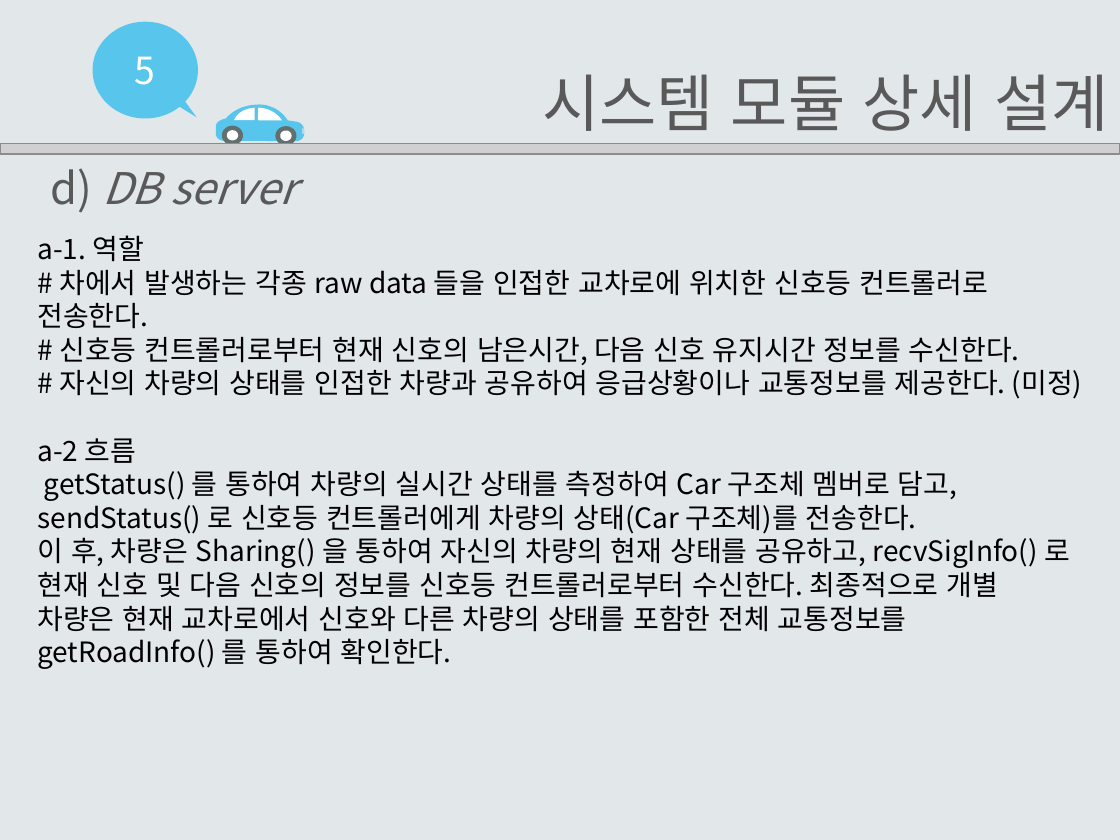
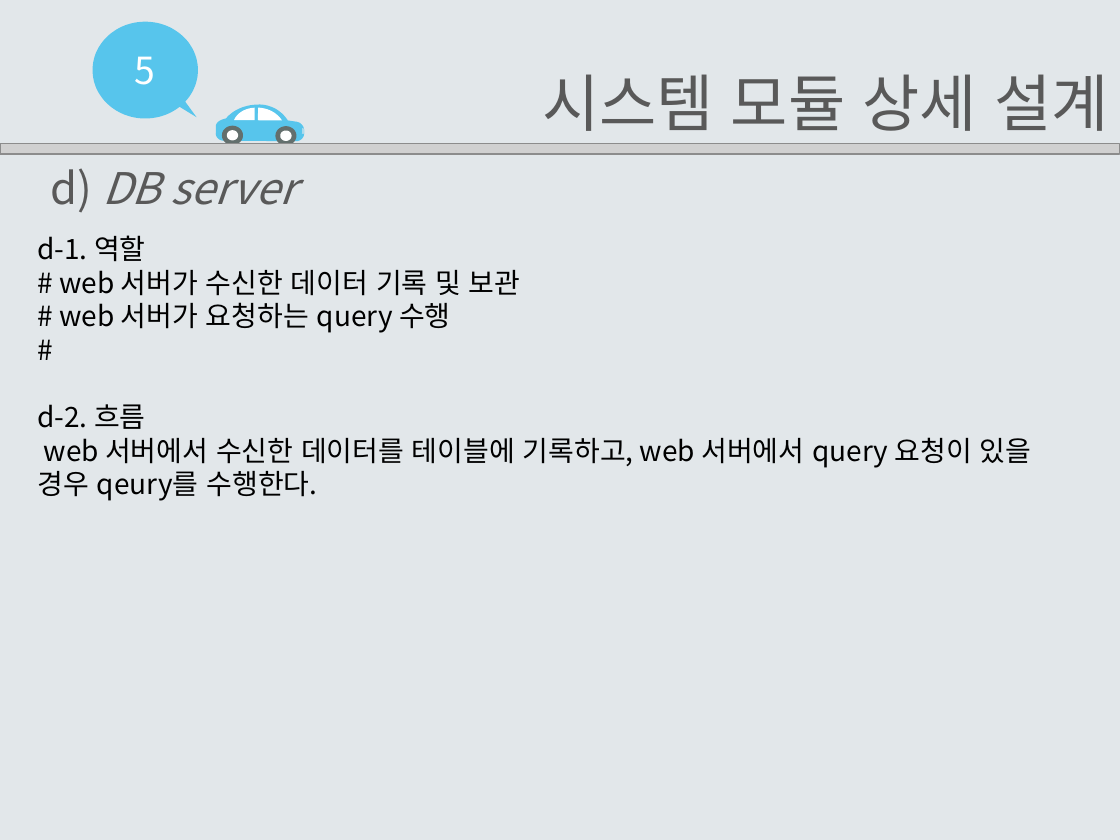
Before and after one commit to EomHeeSang/grad_proj, a slide deck: slide 18 of 발표자료/설계서2-14(엄희상,박주호,김태경).pptx (slide 17 before the commit). Drawn at 1120x840 pixels with LibreOffice and Linux fonts; fonts in the diff are those of the drawing; grey boxes stand for pictures. Boxes give left, top, right and bottom in pixels: in the first picture for what was removed or moved away, otherwise in the second. Text is boxed around its words. In the diff, an @@ line names an element or a change of style, - is before the commit and + after.

```diff
--- a/발표자료/설계서2-14(엄희상,박주호,김태경).pptx
+++ b/발표자료/설계서2-14(엄희상,박주호,김태경).pptx
@@ text at (37, 235, 1032, 501): text changed @@
-a-1. 역할
-# 차에서 발생하는 각종 raw data 들을 인접한 교차로에 위치한 신호등 컨트롤러로 전송한다.
-# 신호등 컨트롤러로부터 현재 신호의 남은시간, 다음 신호 유지시간 정보를 수신한다.
-# 자신의 차량의 상태를 인접한 차량과 공유하여 응급상황이나 교통정보를 제공한다. (미정)
-a-2 흐름
-getStatus() 를 통하여 차량의 실시간 상태를 측정하여 Car 구조체 멤버로 담고, sendStatus() 로 신호등 컨트롤러에게 차량의 상태(Car 구조체)를 전송한다.
-이 후, 차량은 Sharing() 을 통하여 자신의 차량의 현재 상태를 공유하고, recvSigInfo() 로 현재 신호 및 다음 신호의 정보를 신호등 컨트롤러로부터 수신한다. 최종적으로 개별 차량은 현재 교차로에서 신호와 다른 차량의 상태를 포함한 전체 교통정보를 getRoadInfo() 를 통하여 확인한다.
+d-1. 역할
+# web 서버가 수신한 데이터 기록 및 보관
+# web 서버가 요청하는 query 수행
+#
+d-2. 흐름
+web 서버에서 수신한 데이터를 테이블에 기록하고, web 서버에서 query 요청이 있을 경우 qeury를 수행한다.
```
Also in this commit, not shown: 10 other slides changed, 2 slides added, 1 slide removed.
